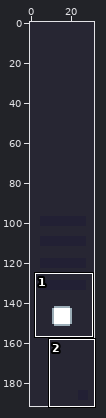
A pixel-art file gets an edit: Sprites/Tower_1.aseprite. Above: a wide view before the commit, with the close-up outlined.
Close-up. Before the commit:
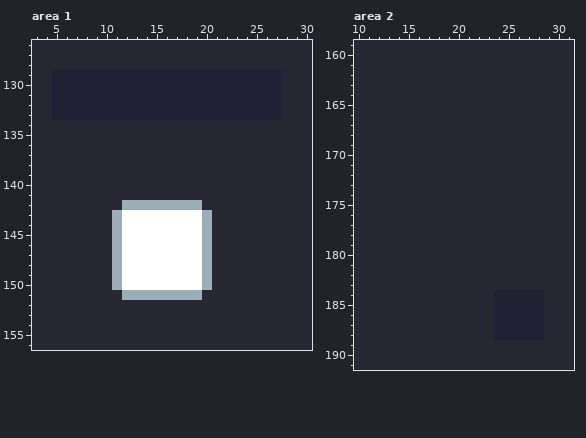
32x192 pixels, 1 frame. Colours within 5 levels of each other are drawn and written as one. Shown: area 1: x 3..30, y 126..156; area 2: x 10..31, y 159..191. The commit also changed other parts of the picture, which this record leaves out.
After:
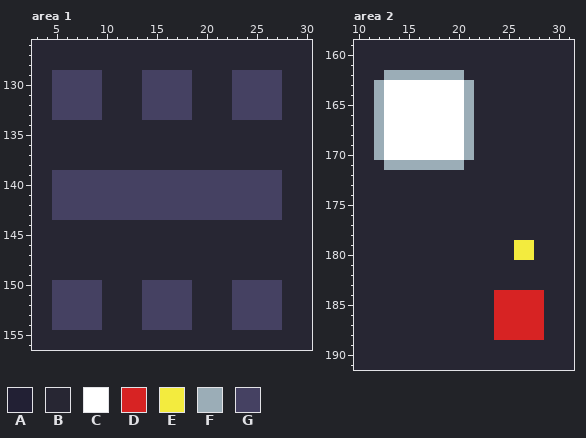
Palette (. is transparent): A #222034  B #272633  C #ffffff  D #d72323  E #f3eb3e  F #9badb7  G #454162
Edits made:
--- area 1, layer "Layer 2"
@@ x 3..30 @@
 128 BBBBBBBBBBBBBBBBBBBBBBBBBBBB
-129 BBAAAAAAAAAAAAAAAAAAAAAAABBB
-130 BBAAAAAAAAAAAAAAAAAAAAAAABBB
-131 BBAAAAAAAAAAAAAAAAAAAAAAABBB
-132 BBAAAAAAAAAAAAAAAAAAAAAAABBB
-133 BBAAAAAAAAAAAAAAAAAAAAAAABBB
+129 BBGGGGGBBBBGGGGGBBBBGGGGGBBB
+130 BBGGGGGBBBBGGGGGBBBBGGGGGBBB
+131 BBGGGGGBBBBGGGGGBBBBGGGGGBBB
+132 BBGGGGGBBBBGGGGGBBBBGGGGGBBB
+133 BBGGGGGBBBBGGGGGBBBBGGGGGBBB
 134 BBBBBBBBBBBBBBBBBBBBBBBBBBBB
@@ x 3..30 @@
 138 BBBBBBBBBBBBBBBBBBBBBBBBBBBB
-139 BBBBBBBBBBBBBBBBBBBBBBBBBBBB
-140 BBBBBBBBBBBBBBBBBBBBBBBBBBBB
-141 BBBBBBBBBBBBBBBBBBBBBBBBBBBB
-142 BBBBBBBBBFFFFFFFFBBBBBBBBBBB
-143 BBBBBBBBFCCCCCCCCFBBBBBBBBBB
-144 BBBBBBBBFCCCCCCCCFBBBBBBBBBB
-145 BBBBBBBBFCCCCCCCCFBBBBBBBBBB
-146 BBBBBBBBFCCCCCCCCFBBBBBBBBBB
-147 BBBBBBBBFCCCCCCCCFBBBBBBBBBB
-148 BBBBBBBBFCCCCCCCCFBBBBBBBBBB
-149 BBBBBBBBFCCCCCCCCFBBBBBBBBBB
-150 BBBBBBBBFCCCCCCCCFBBBBBBBBBB
-151 BBBBBBBBBFFFFFFFFBBBBBBBBBBB
-152 BBBBBBBBBBBBBBBBBBBBBBBBBBBB
-153 BBBBBBBBBBBBBBBBBBBBBBBBBBBB
-154 BBBBBBBBBBBBBBBBBBBBBBBBBBBB
+139 BBGGGGGGGGGGGGGGGGGGGGGGGBBB
+140 BBGGGGGGGGGGGGGGGGGGGGGGGBBB
+141 BBGGGGGGGGGGGGGGGGGGGGGGGBBB
+142 BBGGGGGGGGGGGGGGGGGGGGGGGBBB
+143 BBGGGGGGGGGGGGGGGGGGGGGGGBBB
+144 BBBBBBBBBBBBBBBBBBBBBBBBBBBB
+145 BBBBBBBBBBBBBBBBBBBBBBBBBBBB
+146 BBBBBBBBBBBBBBBBBBBBBBBBBBBB
+147 BBBBBBBBBBBBBBBBBBBBBBBBBBBB
+148 BBBBBBBBBBBBBBBBBBBBBBBBBBBB
+149 BBBBBBBBBBBBBBBBBBBBBBBBBBBB
+150 BBGGGGGBBBBGGGGGBBBBGGGGGBBB
+151 BBGGGGGBBBBGGGGGBBBBGGGGGBBB
+152 BBGGGGGBBBBGGGGGBBBBGGGGGBBB
+153 BBGGGGGBBBBGGGGGBBBBGGGGGBBB
+154 BBGGGGGBBBBGGGGGBBBBGGGGGBBB
 155 BBBBBBBBBBBBBBBBBBBBBBBBBBBB
--- area 2, layer "Layer 2"
@@ x 10..23 @@
 161 BBBBBBBBBBBBBB
-162 BBBBBBBBBBBBBB
-163 BBBBBBBBBBBBBB
-164 BBBBBBBBBBBBBB
-165 BBBBBBBBBBBBBB
-166 BBBBBBBBBBBBBB
-167 BBBBBBBBBBBBBB
-168 BBBBBBBBBBBBBB
-169 BBBBBBBBBBBBBB
-170 BBBBBBBBBBBBBB
-171 BBBBBBBBBBBBBB
+162 BBBFFFFFFFFBBB
+163 BBFCCCCCCCCFBB
+164 BBFCCCCCCCCFBB
+165 BBFCCCCCCCCFBB
+166 BBFCCCCCCCCFBB
+167 BBFCCCCCCCCFBB
+168 BBFCCCCCCCCFBB
+169 BBFCCCCCCCCFBB
+170 BBFCCCCCCCCFBB
+171 BBBFFFFFFFFBBB
 172 BBBBBBBBBBBBBB
@@ x 24..29 @@
 178 BBBBBB
-179 BBBBBB
-180 BBBBBB
+179 BBEEBB
+180 BBEEBB
 181 BBBBBB
@@ x 22..30 @@
 183 BBBBBBBBB
-184 BBAAAAABB
-185 BBAAAAABB
-186 BBAAAAABB
-187 BBAAAAABB
-188 BBAAAAABB
+184 BBDDDDDBB
+185 BBDDDDDBB
+186 BBDDDDDBB
+187 BBDDDDDBB
+188 BBDDDDDBB
 189 BBBBBBBBB
